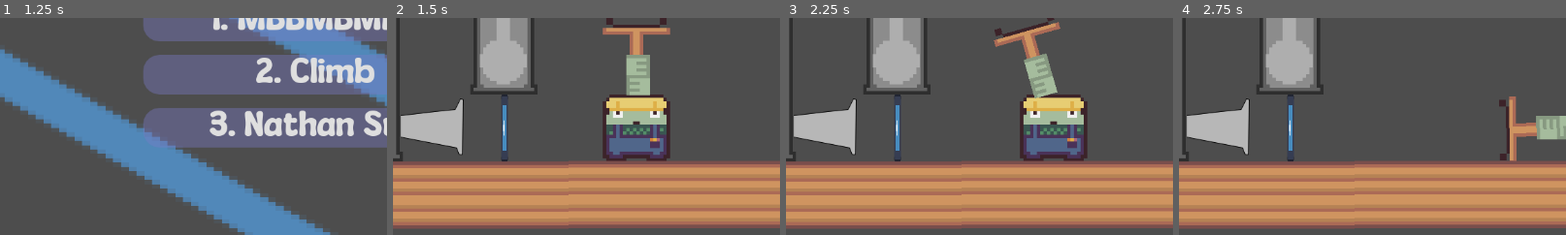
Above: before the commit, frames 1-4 (left to right).
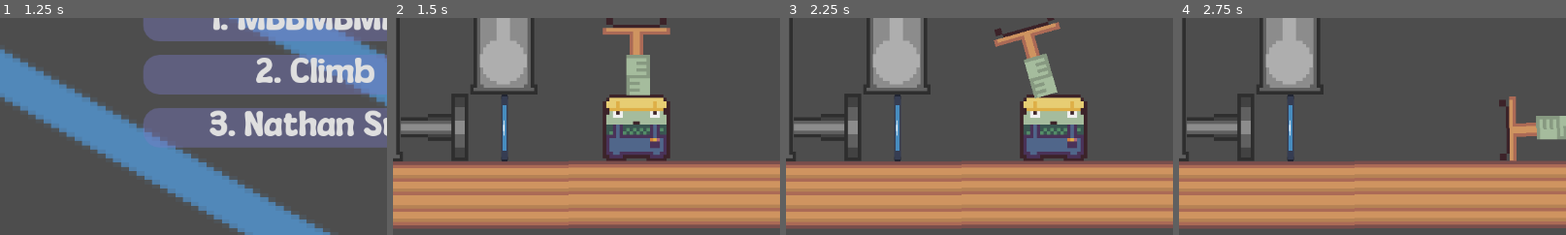
Above: after the commit, the same moments.

Repository: jkkivenko/james-gam-249
Game: Godot game, scene res://Scenes/Menu/main_menu.tscn
Two runs of this game, one before a commit and one after it. Both use one fixed random seed, a clock stepped at 60 frames per second and the inputs below. The engine's default icon, where the game draws it, is replaced by a stand-in: a white triangle on a blue panel in a dark square.
Inputs (mouse positions are % of the whole screen's width and height, from its top left):
- Up to frame 1 (1.25 s): click "Start Game" at 0.5 s
- Up to frame 2 (1.5 s): click "1. MBBMBMBB" at 1.25 s
- Up to frame 3 (2.25 s): move the mouse to (72, 45) at 2.02 s; hold D (Move Right) from 2.03 s (still down); right-click (72, 45) at 2.1 s; click (72, 45) at 2.17 s
- Up to frame 4 (2.75 s): keep holding D (Move Right)
The pictures show only the part of the screen within x 9-59%, y 45-95%; the shares and areas given below are measured in that part.

Frame 1 is identical in both runs. In frame 2, 2.9% of the frame differs, in the area x 2-20%, y 34-66%; in frame 3, 2.9%; in frame 4, 2.9%.

Commit message:
Add art 4 nail

Diff:
--- a/Scenes/exit.tscn
+++ b/Scenes/exit.tscn
@@ -1,31 +1,39 @@
-[gd_scene load_steps=5 format=3 uid="uid://cttfjhq6eot7b"]
+[gd_scene load_steps=6 format=3 uid="uid://cttfjhq6eot7b"]
 
 [ext_resource type="Script" uid="uid://cmrqx12jvlexc" path="res://Scripts/exit_controller.gd" id="1_ljsmn"]
-[ext_resource type="Texture2D" uid="uid://d4not4pw58qii" path="res://art/nail_temp.png" id="2_ljsmn"]
+[ext_resource type="Texture2D" uid="uid://dx5oaklke0wwj" path="res://art/nail.png" id="2_ljsmn"]
 
 [sub_resource type="RectangleShape2D" id="RectangleShape2D_650lm"]
-size = Vector2(3, 81)
+size = Vector2(13, 90)
 
 [sub_resource type="RectangleShape2D" id="RectangleShape2D_ljsmn"]
-size = Vector2(92, 76)
+size = Vector2(75, 40)
+
+[sub_resource type="RectangleShape2D" id="RectangleShape2D_4lqyq"]
+size = Vector2(25, 100)
 
 [node name="Exit" type="Area2D"]
 collision_mask = 32
 script = ExtResource("1_ljsmn")
 knockback_force = 1200.0
 
-[node name="Dor" type="Sprite2D" parent="."]
+[node name="Sprite2D" type="Sprite2D" parent="."]
 z_index = -5
+scale = Vector2(5, 5)
 texture = ExtResource("2_ljsmn")
 
 [node name="CollisionShape2D" type="CollisionShape2D" parent="."]
-position = Vector2(43.5, -1.5)
+position = Vector2(48.5, 0)
 shape = SubResource("RectangleShape2D_650lm")
 
 [node name="AnimatableBody2D" type="AnimatableBody2D" parent="."]
 
 [node name="CollisionShape2D" type="CollisionShape2D" parent="AnimatableBody2D"]
-position = Vector2(-4, -2)
+position = Vector2(-12.5, 0)
 shape = SubResource("RectangleShape2D_ljsmn")
 
+[node name="CollisionShape2D2" type="CollisionShape2D" parent="AnimatableBody2D"]
+position = Vector2(37.5, 0)
+shape = SubResource("RectangleShape2D_4lqyq")
+
 [connection signal="body_entered" from="." to="." method="_on_body_entered"]
Binary file added: art/nail.png
Not shown, added: art/nail.png.import
